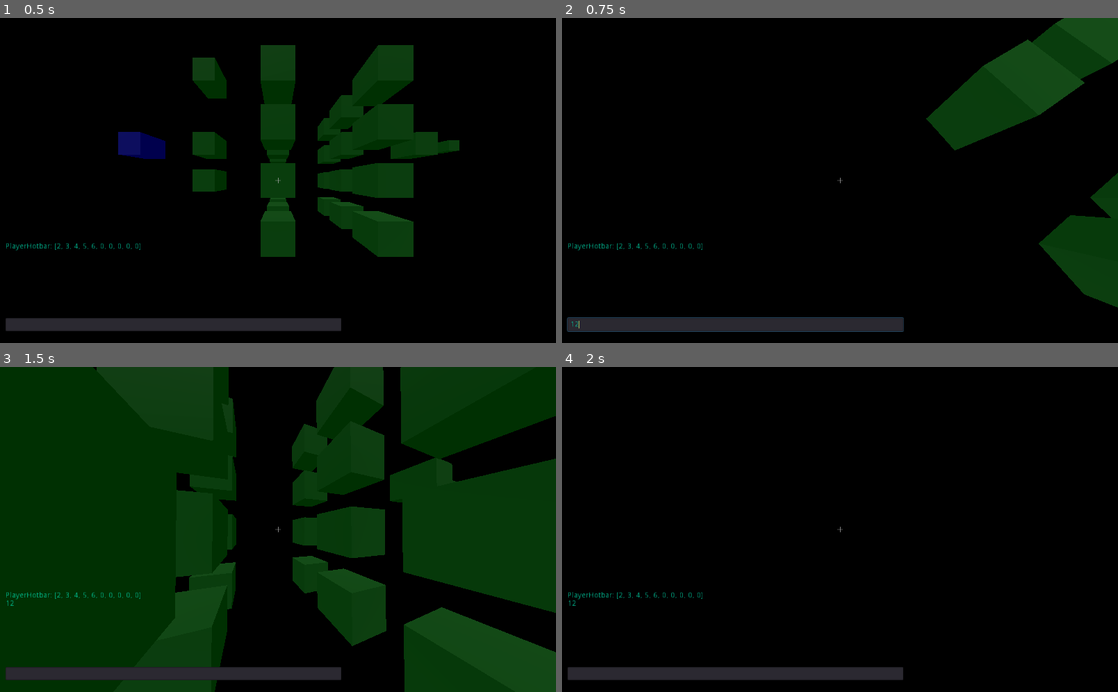
Above: before the commit, frames 1-4 (two rows, left to right).
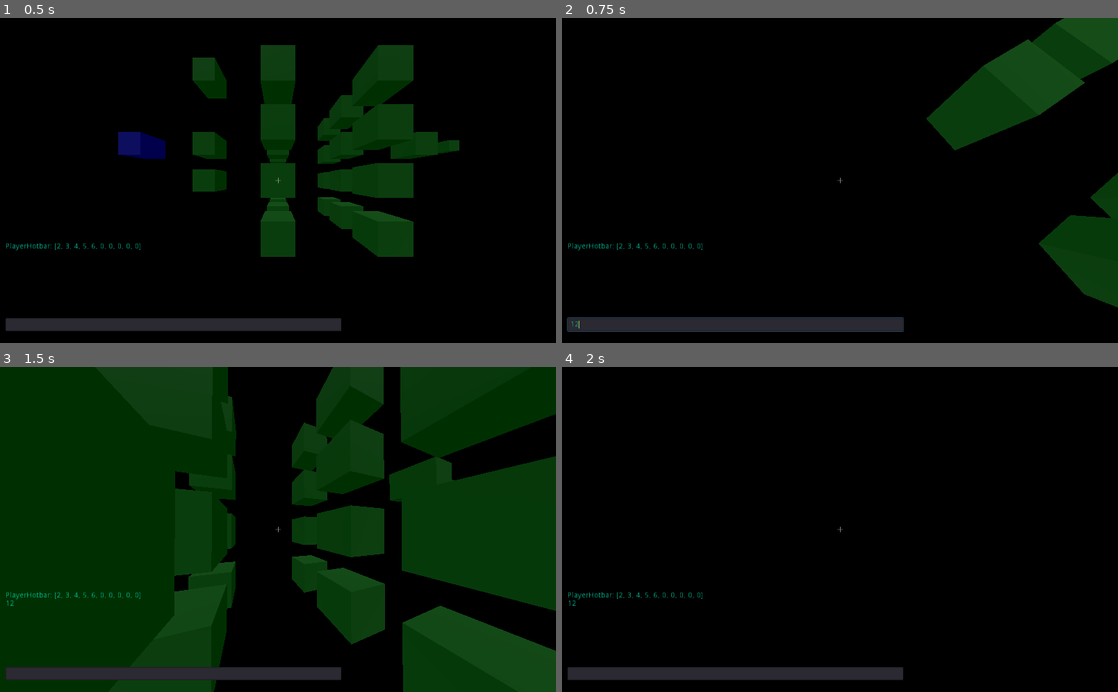
Above: after the commit, the same moments.

Repository: cozyBrain/NeuralNetworkBuilder
Game: Godot game, scene res://Session.tscn
The game is run twice, just before and just after one commit, with the same random seed, the same clock (stepped at 60 frames per second) and the same inputs.
Inputs (mouse positions are in pixels of both pictures, inside the frame that each line leads up to):
- Up to frame 1 (0.5 s): no input
- Up to frame 2 (0.75 s): click (734, 323) at 0.52 s; type "12" at 0.6 s
- Up to frame 3 (1.5 s): tap Enter at 1.25 s; move the mouse to (305, 529) at 1.27 s; hold W from 1.28 s (still down); tap C (KEY_C) at 1.35 s; click (305, 529) at 1.42 s
- Up to frame 4 (2 s): keep holding W; tap Space at 1.52 s

Frame 1 is identical in both runs. In frame 2, less than 0.1% of the frame differs, in the area x 65-100%, y 1-89%; in frame 3, 1.3%, in the area x 16-100%, y 0-100%; in frame 4, nothing differs.

Commit message:
improved experience of fullscreen

Diff:
--- a/Nodes/N_Synapse/N_Synapse.gd
+++ b/Nodes/N_Synapse/N_Synapse.gd
@@ -20,7 +20,7 @@
 	match type:
 		G.ID.N_LeakyReLU, G.ID.N_Input, G.ID.N_Tanh, G.ID.N_Goal, G.ID.N_NetworkController:
 			Inodes.push_front(target)
-		var unknownType:
+		var _unknownType:
 			return -1
 	return 0
 func connectTo(target:Node) -> int:
@@ -30,7 +30,7 @@
 	match type:
 		G.ID.N_LeakyReLU, G.ID.N_Input, G.ID.N_Tanh, G.ID.N_Goal:
 			Onodes.push_front(target)
-		var unknownType:
+		var _unknownType:
 			return -1
 	return 0
 
--- a/Player/Player.gd
+++ b/Player/Player.gd
@@ -38,7 +38,7 @@
 			session.close()
 		else:
 			print("session doesn't have close method")
-	if Input.is_action_just_pressed("fullscreen"):  # but there's an issue that crosshair move away from center..
+	if Input.is_action_just_pressed("fullscreen"):
 		OS.window_fullscreen = !OS.window_fullscreen
 
 	if typingMode:
@@ -197,7 +197,7 @@
 											rayCastDetectedObject.initialize()
 										elif event.button_index == BUTTON_LEFT:
 											var count = 100
-											for i in range(count):
+											for _i in range(count):
 												rayCastDetectedObject.wave()
 											print(Tool.name, ": iterated for ", count, " times")
 									G.N_Types.N_Input, G.N_Types.N_Goal:
--- a/project.godot
+++ b/project.godot
@@ -93,6 +93,10 @@
 /stdout/print_fps=false
 stdout/print_fps=false
 
+[display]
+
+window/stretch/mode="viewport"
+
 [input]
 
 ui_accept={
